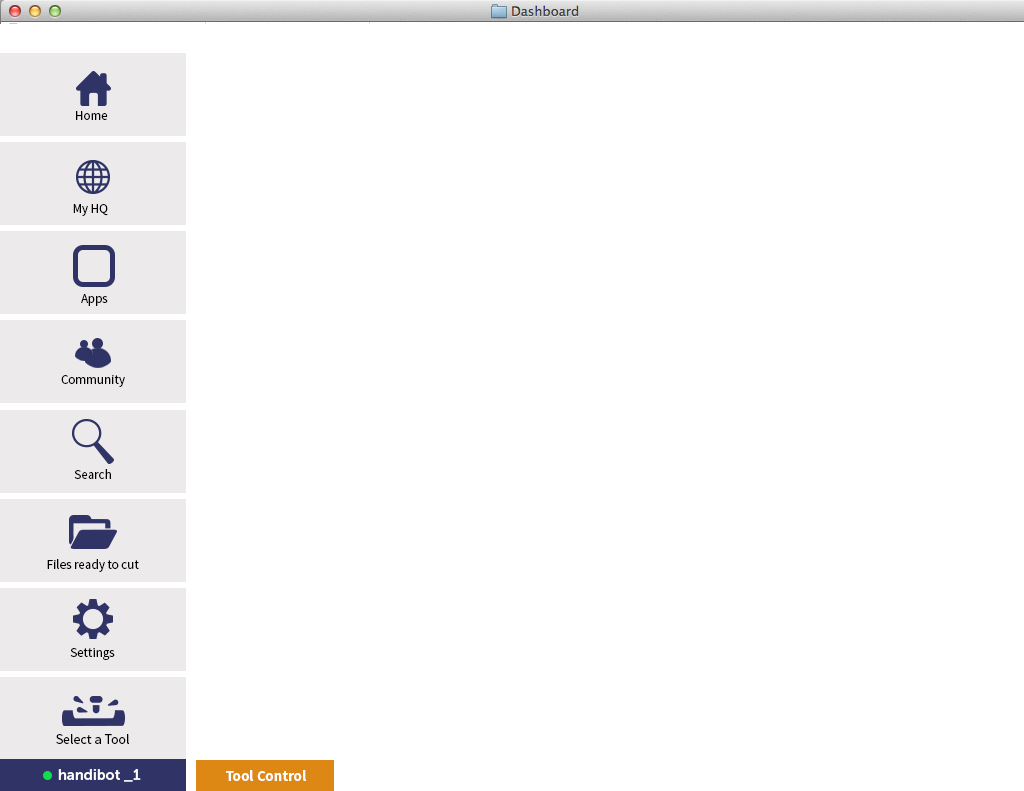
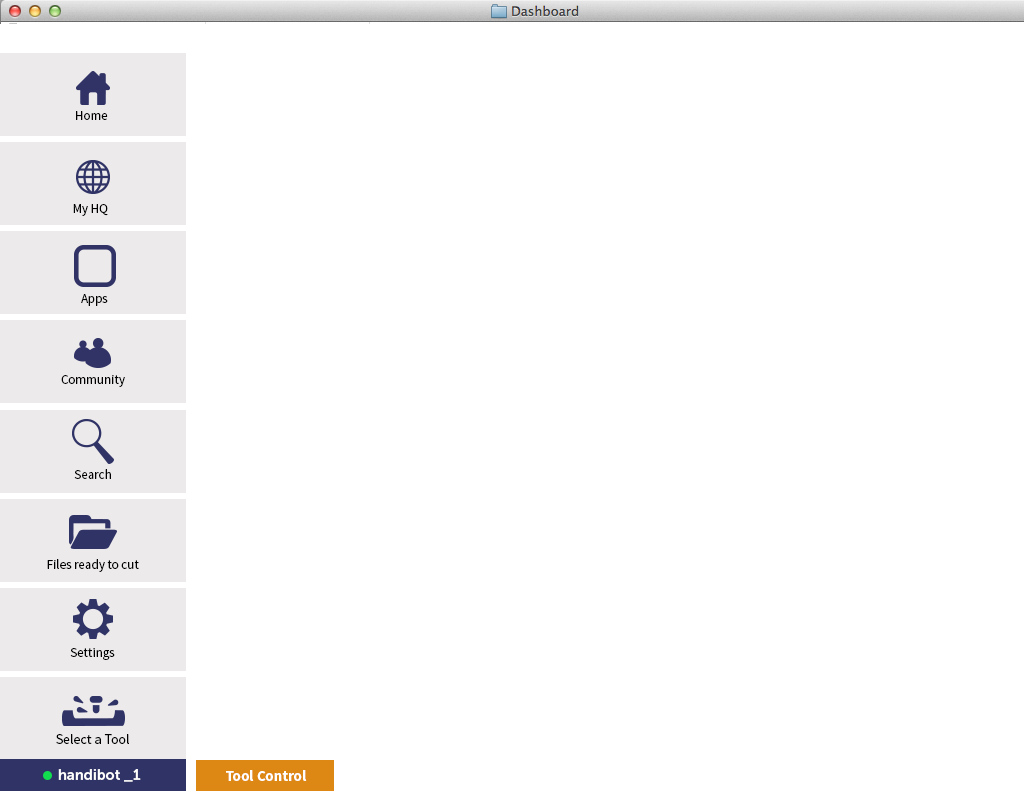
Layered file, before and after one edit (1024×791). Changes by layer:
removed group "Group 2" (6 layers) over [75, 338, 111, 368]
removed group "Group 1 copy" (2 layers) from group "Group 2" over [75, 340, 93, 361]
removed layer "Ellipse 2 copy" (1st of 2, in "Group 2" › "Group 1 copy") from group "Group 1 copy" over [75, 347, 93, 361]
removed layer "Ellipse 2" (1st of 2, in "Group 2" › "Group 1 copy") from group "Group 1 copy" over [80, 340, 88, 348]
removed group "Group 1" (2 layers) from group "Group 2" over [85, 338, 111, 368]
removed layer "Ellipse 2 copy" (2nd of 2, in "Group 2" › "Group 1") from group "Group 1" over [85, 348, 111, 368]
removed layer "Ellipse 2" (2nd of 2, in "Group 2" › "Group 1") from group "Group 1" over [92, 338, 103, 349]
added layer "Vector Smart Object" (1st of 7) above "Ellipse 1" over [74, 338, 111, 368]
removed layer "Rounded Rectangle 1" over [73, 245, 115, 287]
added layer "Vector Smart Object1" above "Vector Smart Object" over [74, 245, 116, 287]
removed layer "Shape 16" over [76, 71, 111, 106]
added layer "Vector Smart Object" (5th of 7) above "Vector Smart Object" over [76, 71, 110, 105]
